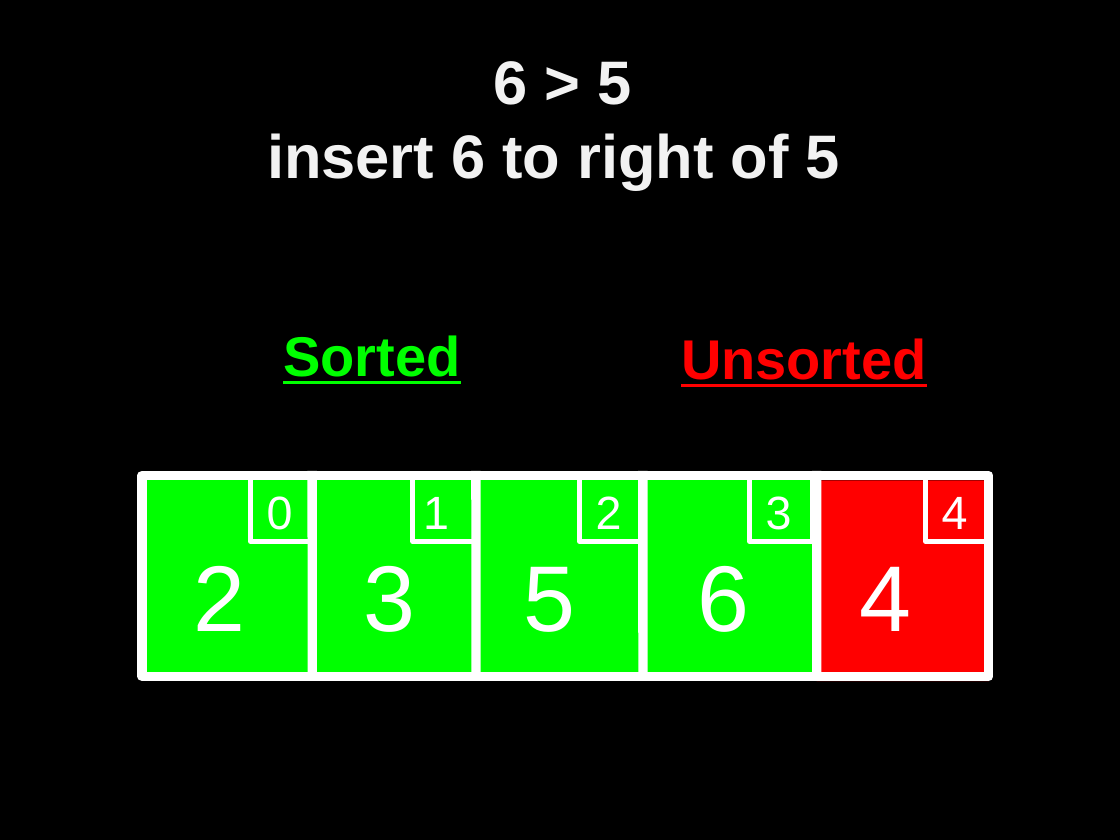
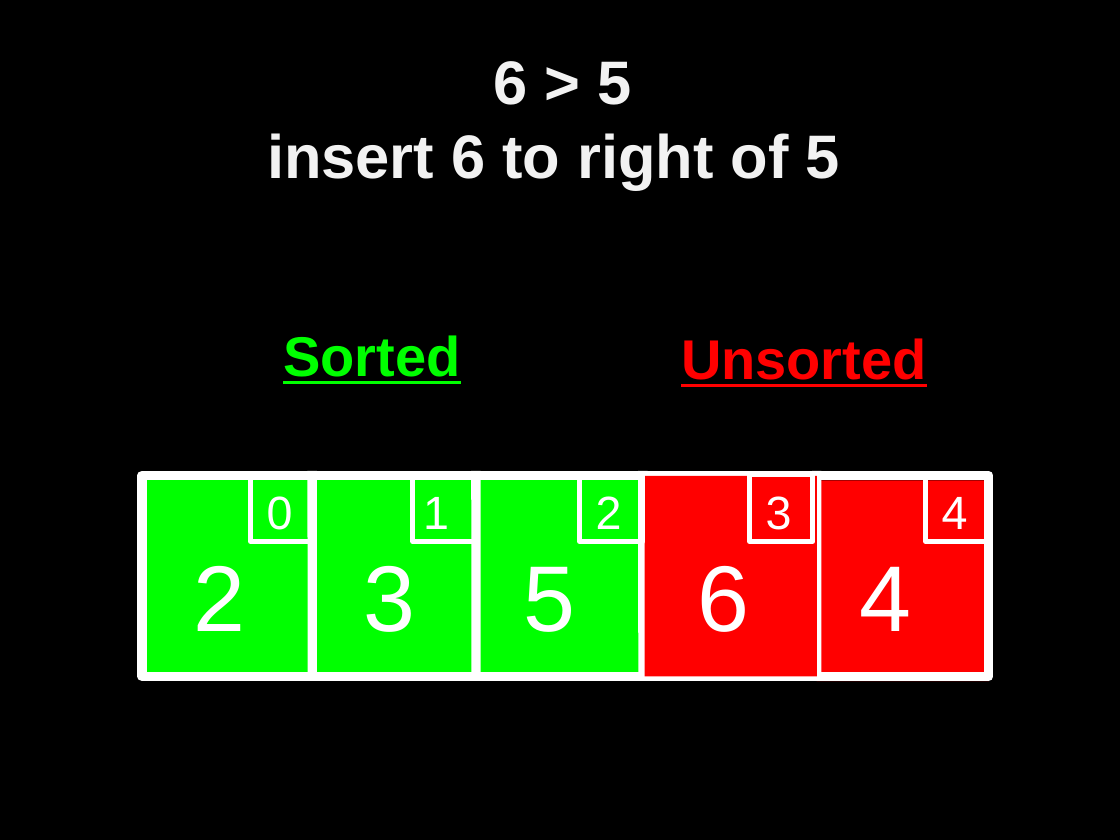
Before and after one commit to bagustris/prokom-tf, a slide deck: slide 26 of slide/prokom6.odp (slide 25 before the commit). Drawn at 1120x840 pixels with LibreOffice and Linux fonts; fonts in the diff are those of the drawing. Boxes give left, top, right and bottom in pixels: in the first picture for what was removed or moved away, otherwise in the second. Text is boxed around its words. In the diff, an @@ line names an element or a change of style, - is before the commit and + after.

```diff
--- a/slide/prokom6.odp
+++ b/slide/prokom6.odp
@@ rectangle added at bbox=[645, 476, 818, 676], fill #FF0000 @@
```
Also in this commit, not shown: 3 other slides changed, 1 slide added, 42 other files.
